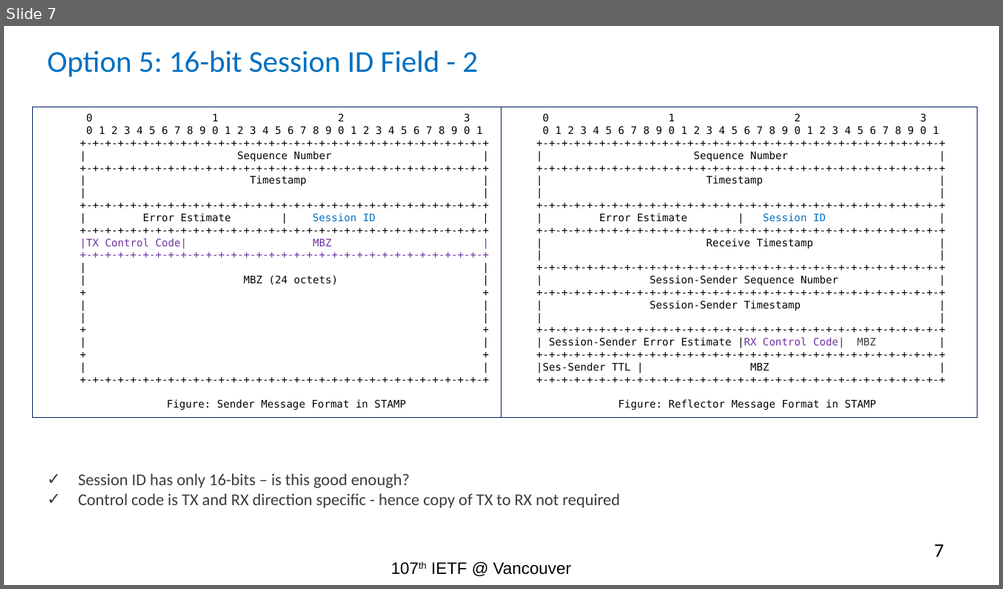
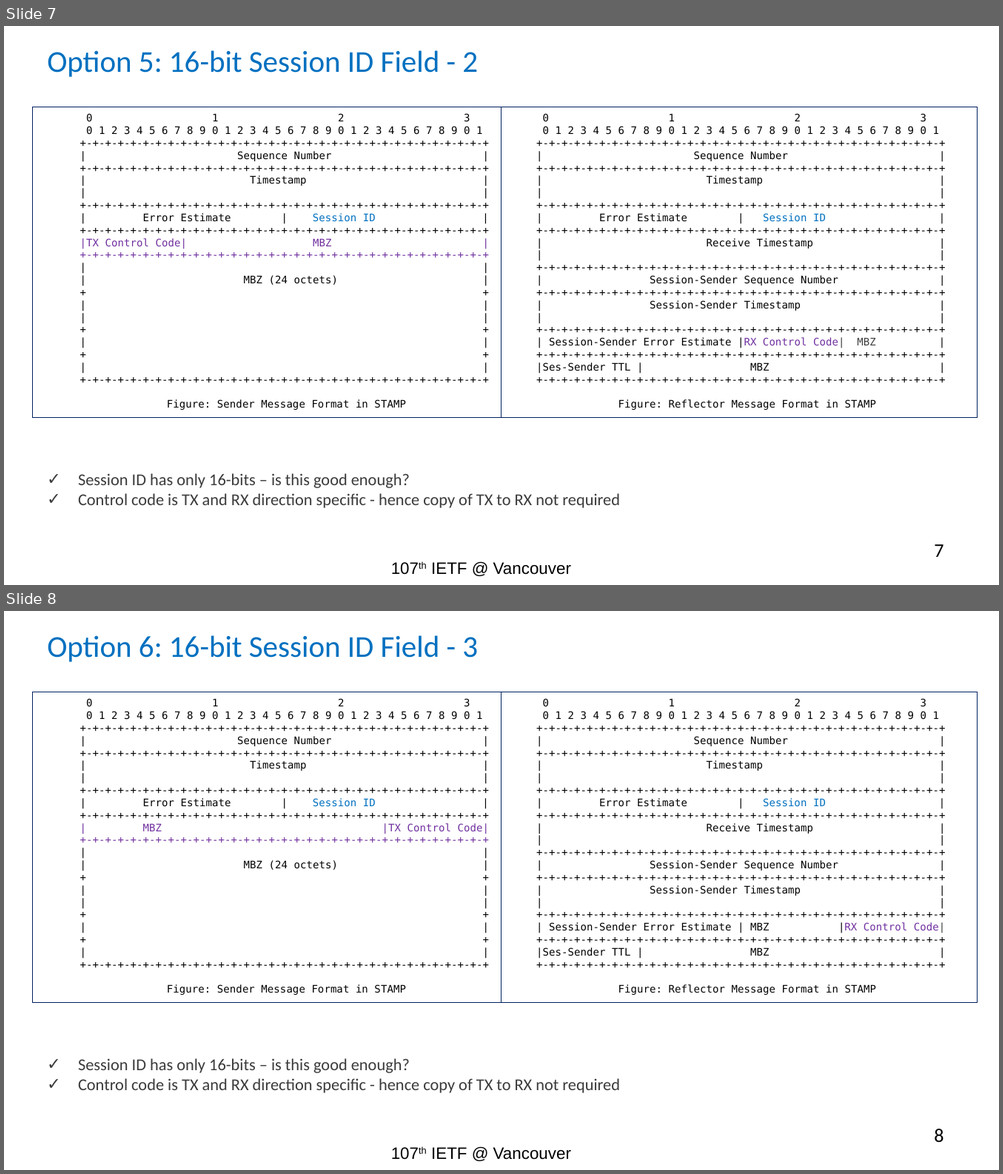
Before and after one commit to rakgandhi/ietf-public, a slide deck: ietf-stamp-session-id-rev1.pptx. Shown one above the other, each under a label of ours: slide 7 before the commit, slides 7 and 8 after it. The pictures are 1003x589 and 1003x1174 pixels, drawn with LibreOffice and Linux fonts; fonts in the diff are those of the drawing. Boxes give left, top, right and bottom in pixels: in the first picture for what was removed or moved away, otherwise in the second. Text is boxed around its words. In the diff, an @@ line names an element or a change of style, - is before the commit and + after.

```diff
--- a/ietf-stamp-session-id-rev1.pptx
+++ b/ietf-stamp-session-id-rev1.pptx
@@ slide 8 added at (x1=4, y1=611, x2=999, y2=1170), background #FFFFFF @@
@@ title added at (x1=47, y1=635, x2=478, y2=662), 22 pt, text #0070C0 @@
+Option 6: 16-bit Session ID Field - 3
@@ rectangle added at (x1=33, y1=692, x2=501, y2=1003), outline #002060 0.75 pt, 7.5 pt, text #000000 @@
+0 1 2 3
+0 1 2 3 4 5 6 7 8 9 0 1 2 3 4 5 6 7 8 9 0 1 2 3 4 5 6 7 8 9 0 1
++-+-+-+-+-+-+-+-+-+-+-+-+-+-+-+-+-+-+-+-+-+-+-+-+-+-+-+-+-+-+-+-+
+| Sequence Number |
++-+-+-+-+-+-+-+-+-+-+-+-+-+-+-+-+-+-+-+-+-+-+-+-+-+-+-+-+-+-+-+-+
+| Timestamp |
+| |
++-+-+-+-+-+-+-+-+-+-+-+-+-+-+-+-+-+-+-+-+-+-+-+-+-+-+-+-+-+-+-+-+
+| Error Estimate | Session ID |
++-+-+-+-+-+-+-+-+-+-+-+-+-+-+-+-+-+-+-+-+-+-+-+-+-+-+-+-+-+-+-+-+
+| MBZ |TX Control Code|
++-+-+-+-+-+-+-+-+-+-+-+-+-+-+-+-+-+-+-+-+-+-+-+-+-+-+-+-+-+-+-+-+
+| |
+| MBZ (24 octets) |
++ +
+| |
+| |
++ +
+| |
++ +
+| |
++-+-+-+-+-+-+-+-+-+-+-+-+-+-+-+-+-+-+-+-+-+-+-+-+-+-+-+-+-+-+-+-+
+Figure: Sender Message Format in STAMP
@@ rectangle added at (x1=501, y1=692, x2=976, y2=1003), outline #002060 0.75 pt, 7.5 pt, text #000000 @@
+0 1 2 3
+0 1 2 3 4 5 6 7 8 9 0 1 2 3 4 5 6 7 8 9 0 1 2 3 4 5 6 7 8 9 0 1
++-+-+-+-+-+-+-+-+-+-+-+-+-+-+-+-+-+-+-+-+-+-+-+-+-+-+-+-+-+-+-+-+
+| Sequence Number |
++-+-+-+-+-+-+-+-+-+-+-+-+-+-+-+-+-+-+-+-+-+-+-+-+-+-+-+-+-+-+-+-+
+| Timestamp |
+| |
++-+-+-+-+-+-+-+-+-+-+-+-+-+-+-+-+-+-+-+-+-+-+-+-+-+-+-+-+-+-+-+-+
+| Error Estimate | Session ID |
++-+-+-+-+-+-+-+-+-+-+-+-+-+-+-+-+-+-+-+-+-+-+-+-+-+-+-+-+-+-+-+-+
+| Receive Timestamp |
+| |
++-+-+-+-+-+-+-+-+-+-+-+-+-+-+-+-+-+-+-+-+-+-+-+-+-+-+-+-+-+-+-+-+
+| Session-Sender Sequence Number |
++-+-+-+-+-+-+-+-+-+-+-+-+-+-+-+-+-+-+-+-+-+-+-+-+-+-+-+-+-+-+-+-+
+| Session-Sender Timestamp |
+| |
++-+-+-+-+-+-+-+-+-+-+-+-+-+-+-+-+-+-+-+-+-+-+-+-+-+-+-+-+-+-+-+-+
+| Session-Sender Error Estimate | MBZ |RX Control Code|
++-+-+-+-+-+-+-+-+-+-+-+-+-+-+-+-+-+-+-+-+-+-+-+-+-+-+-+-+-+-+-+-+
+|Ses-Sender TTL | MBZ |
++-+-+-+-+-+-+-+-+-+-+-+-+-+-+-+-+-+-+-+-+-+-+-+-+-+-+-+-+-+-+-+-+
+Figure: Reflector Message Format in STAMP
@@ text added at (x1=78, y1=1059, x2=620, y2=1093), 12 pt, text #3B3B3B @@
+✓ Session ID has only 16-bits – is this good enough?
+✓ Control code is TX and RX direction specific - hence copy of TX to RX not required
@@ page number added at (x1=933, y1=1129, x2=943, y2=1142), 14 pt, text #000000 @@
+8
@@ text added at (x1=431, y1=1147, x2=571, y2=1160), 12 pt, text #000000 @@
+107th IETF @ Vancouver
```
Also in this commit, not shown: 1 other file.
